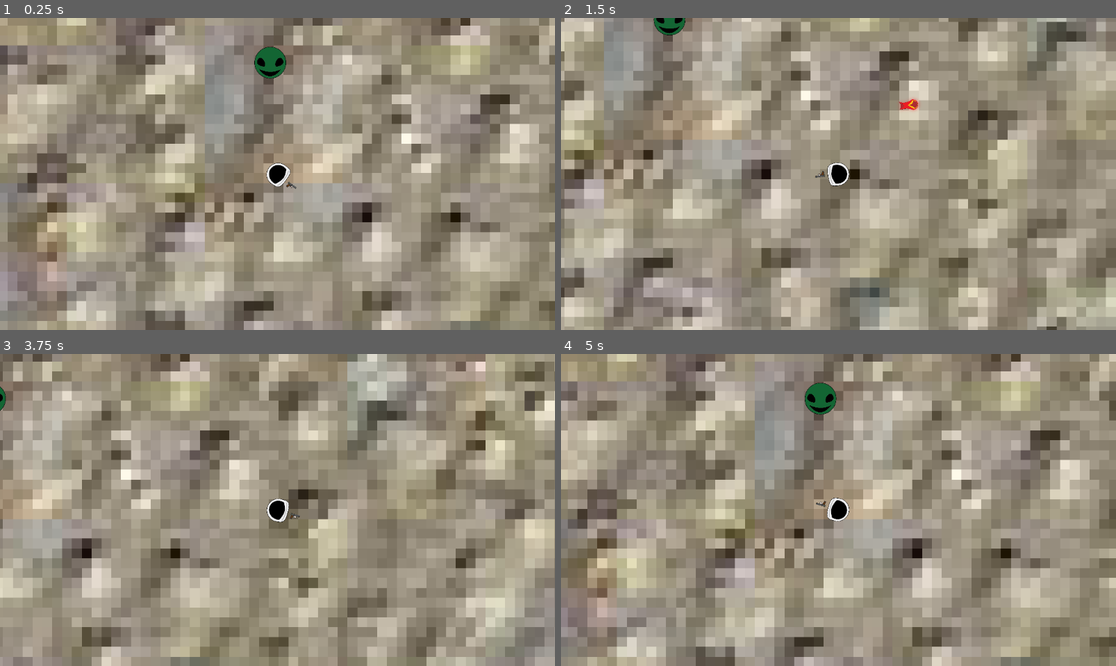
Above: before the commit, frames 1-4 (two rows, left to right).
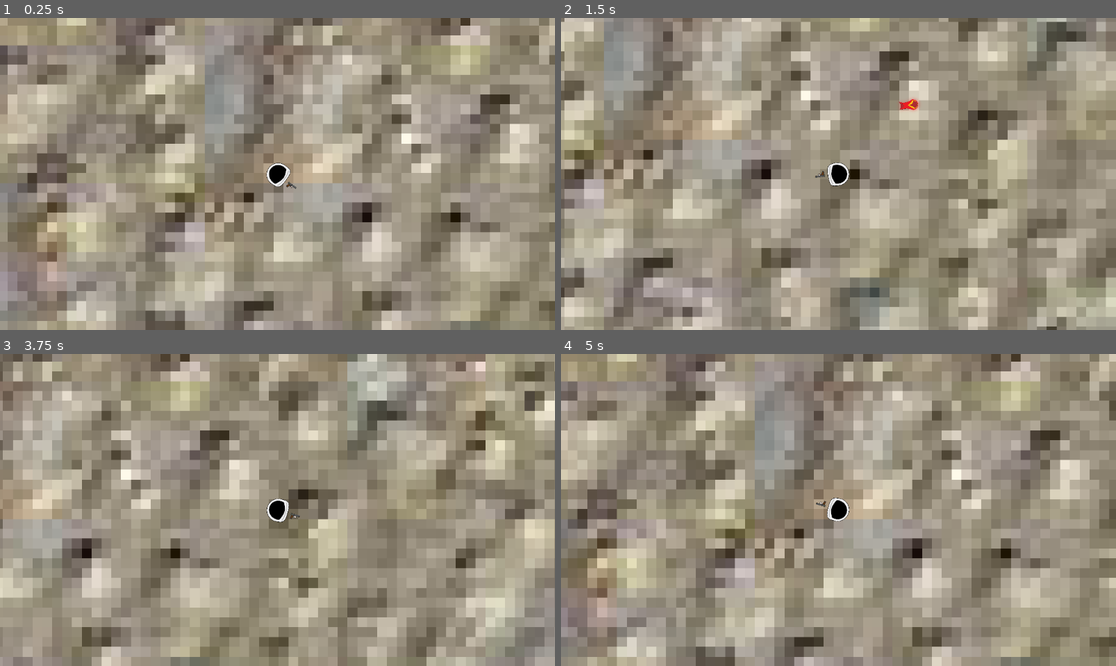
Above: after the commit, the same moments.

Repository: gkdjldgs/Spacegame
Game: Godot game, scene res://scripts/main.tscn
Same seed, same stepped clock (60 frames per second), same inputs: the game is played once before the commit and once after it.
Inputs (mouse positions are in pixels of both pictures, inside the frame that each line leads up to):
- Up to frame 1 (0.25 s): no input
- Up to frame 2 (1.5 s): tap Enter at 0.5 s; move the mouse to (960, 158) at 0.52 s; hold D (right) 0.53-1.28 s; click (960, 158) at 0.6 s; move the mouse to (727, 189) at 1.27 s; hold S (down) from 1.28 s (still down); tap Alt at 1.35 s
- Up to frame 3 (3.75 s): move the mouse to (333, 441) at 2.02 s; release S (down) at 2.03 s; hold D (right) 2.03-2.78 s; tap Shift at 2.1 s; move the mouse to (249, 572) at 2.77 s; hold W (up) 2.78-3.53 s; click (249, 572) at 2.85 s; move the mouse to (444, 556) at 3.52 s; hold A (left) from 3.53 s (still down); tap Alt at 3.6 s
- Up to frame 4 (5 s): keep holding A (left); move the mouse to (672, 463) at 4.27 s; tap Shift at 4.35 s

The runs differ from the first frame. In frame 1, 0.5% of the frame differs, in the area x 45-52%, y 9-20%; in frame 2, 0.3%; in frame 3, less than 0.1%; in frame 4, 0.5%, in the area x 43-50%, y 9-20%.

Commit message:
ENEMY TRACKING
thanks to a erally good tutorial by thinkwithgames I am able to use a navigation region plus agent to track the player and move the enemy. Thats about all how I know it works, as I don't know the specifics for how this actually works

Diff:
--- a/enemy2.tscn
+++ b/enemy2.tscn
@@ -6,14 +6,16 @@
 [sub_resource type="CircleShape2D" id="CircleShape2D_jugo2"]
 radius = 54.0
 
-[node name="Area2D" type="Area2D"]
+[node name="Enemy2" type="CharacterBody2D"]
 script = ExtResource("1_jugo2")
+
+[node name="Sprite2D" type="Sprite2D" parent="."]
+position = Vector2(1, 1)
+scale = Vector2(0.024, 0.024)
+texture = ExtResource("1_jfe6r")
 
 [node name="CollisionShape2D" type="CollisionShape2D" parent="."]
 scale = Vector2(0.024, 0.024)
 shape = SubResource("CircleShape2D_jugo2")
 
-[node name="Sprite2D" type="Sprite2D" parent="."]
-position = Vector2(1, 1)
-scale = Vector2(0.024, 0.024)
-texture = ExtResource("1_jfe6r")
+[node name="NavigationAgent2D" type="NavigationAgent2D" parent="."]
--- a/enemy_2.gd
+++ b/enemy_2.gd
@@ -1,12 +1,21 @@
-extends Area2D
+extends CharacterBody2D
 
-@onready var player = preload("res://scripts/player.tscn")
+const speed = 25
+
+@onready var navigationagent : NavigationAgent2D = $NavigationAgent2D
+@export var chase: CharacterBody2D
 # Called when the node enters the scene tree for the first time.
 func _ready() -> void:
-	pass # Replace with function body.
+	set_physics_process(false)
+	call_deferred('wait')
+func wait():
+	await get_tree().physics_frame
+	set_physics_process(true)
 
-const speed = 10
+
+
 # Called every frame. 'delta' is the elapsed time since the previous frame.
 func _physics_process(delta: float) -> void:
-	var velocity = (autoload.player_position - self.global_position).normalized() * speed
-	print(velocity)
+	navigationagent.target_position = autoload.player_position
+	velocity = global_position.direction_to(navigationagent.get_next_path_position()) * speed
+	move_and_slide()
--- a/scripts/bullet.gd
+++ b/scripts/bullet.gd
@@ -31,3 +31,5 @@
 	if body.has_method('player_hit'):
 		body.player_hit()
 		self.queue_free()
+	else:
+		pass
--- a/scripts/enemy.tscn
+++ b/scripts/enemy.tscn
@@ -14,7 +14,6 @@
 radius = 82.02438
 
 [node name="Node2D" type="Area2D"]
-visible = false
 script = ExtResource("1_4gyqm")
 
 [node name="weapon" parent="." instance=ExtResource("2_wvybr")]
--- a/scripts/main.tscn
+++ b/scripts/main.tscn
@@ -5,8 +5,12 @@
 [ext_resource type="Script" uid="uid://b538ebb8m1t4j" path="res://scripts/manager.gd" id="4_hakmx"]
 [ext_resource type="Script" uid="uid://cik3rnsqebmn8" path="res://scripts/autoload.gd" id="5_0nr8p"]
 [ext_resource type="PackedScene" uid="uid://ccfhqh8b837fa" path="res://scripts/player.tscn" id="6_ocx4e"]
-[ext_resource type="PackedScene" uid="uid://bpfamqmjb7h2i" path="res://enemy2.tscn" id="7_dkw4t"]
 [ext_resource type="Texture2D" uid="uid://dl2834cy3gfk8" path="res://images/starry bg.jpg" id="7_ocx4e"]
+
+[sub_resource type="NavigationPolygon" id="NavigationPolygon_kv812"]
+vertices = PackedVector2Array(-221, -107.63281, -195.95313, -155.8125, -153.00781, -194.92969, -125.53906, -211.60938, -0.078125, -245.99219, 51.9375, -243.10156, 106.27344, -223.07813, 156.25, -187.52344, 202.49219, -134.53906, 225.60938, -83.46875, 240, -35.53125, 240, 15.953125, 230.36719, 61.203125, 211.0625, 114.296875, 187.36719, 147.46094, 149.77344, 184.10156, 107.63281, 210.92188, 50.507813, 230.28125, 0.359375, 238.96094, -21.0625, 238.03125, -70.1875, 231.28125, -117.92969, 209.32031, -161.24219, 178.52344, -200.75781, 133.21875, -232.65625, 75.21875, -245.02344, 30.546875, -245.97656, -25.203125, -237.39063, -73.86719, -103.46875, -226.96094, -49.28125, -245.02344)
+polygons = Array[PackedInt32Array]([PackedInt32Array(0, 1, 2, 3, 4, 5, 6, 7, 8, 9, 10, 11, 12, 13, 14, 15, 16, 17, 18, 19, 20, 21, 22, 23, 24, 25, 26, 27), PackedInt32Array(28, 29, 4, 3)])
+outlines = Array[PackedVector2Array]([PackedVector2Array(1, 249, 53, 240, 112, 220, 156, 192, 195, 154, 220, 119, 240, 64, 250, 17, 250, -37, 235, -87, 211, -140, 163, -195, 111, -232, 54, -253, 0, -256, -51, -255, -108, -236, -131, -220, -159, -203, -204, -162, -230, -112, -247, -77, -256, -26, -255, 32, -242, 79, -209, 139, -168, 186, -123, 218, -73, 241, -22, 248)])
 
 [node name="Node2D" type="Node2D"]
 script = ExtResource("1_irwmq")
@@ -40,5 +44,5 @@
 [node name="player" parent="." instance=ExtResource("6_ocx4e")]
 position = Vector2(-3, 12)
 
-[node name="Area2D" parent="." instance=ExtResource("7_dkw4t")]
-position = Vector2(-6, -20)
+[node name="NavigationRegion2D" type="NavigationRegion2D" parent="."]
+navigation_polygon = SubResource("NavigationPolygon_kv812")
